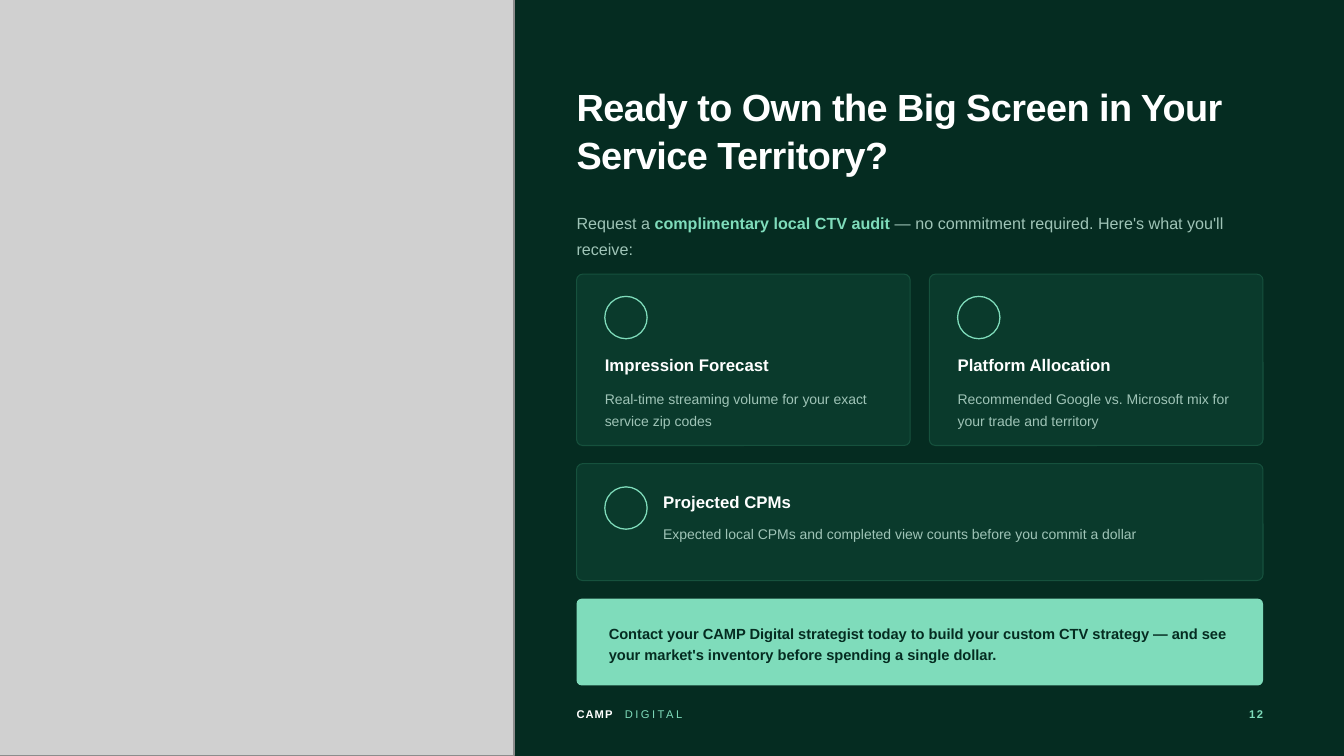
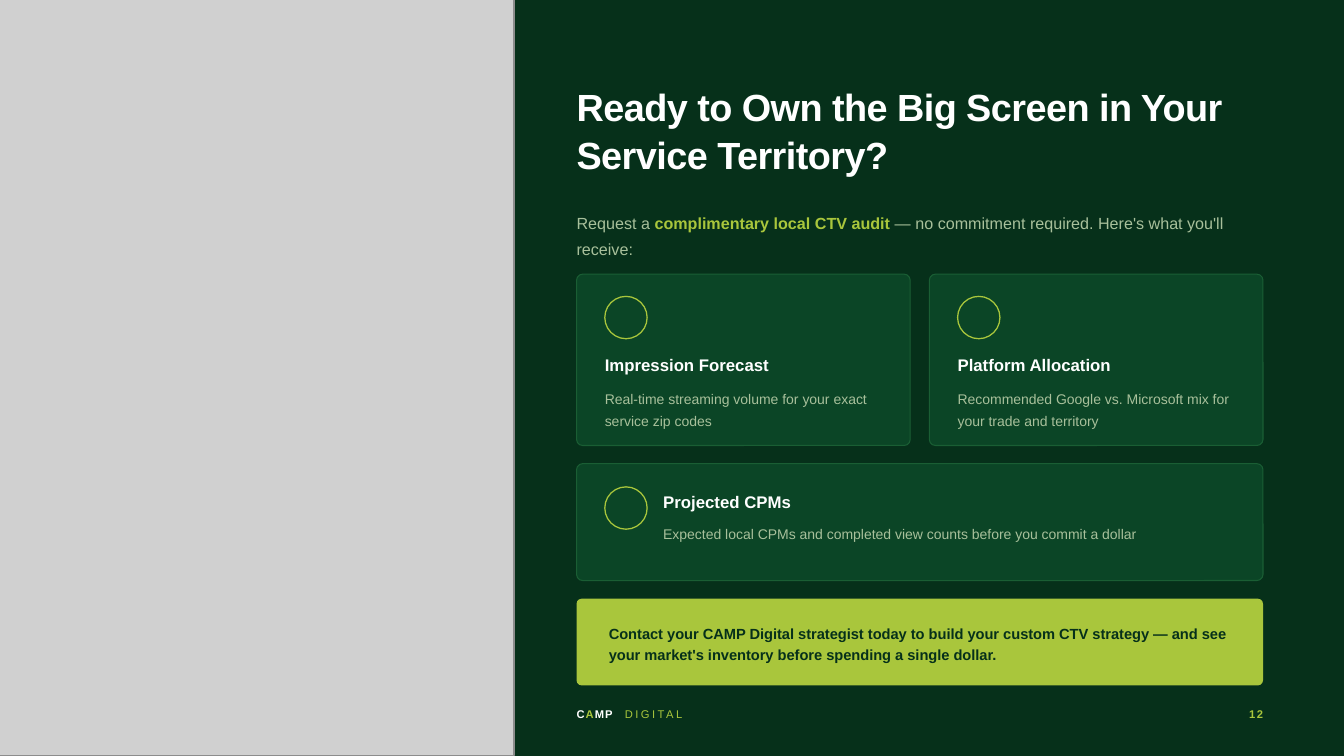
Before and after one commit to ads-jpg/creekside, a slide deck: slide 12 of decks/camp-ctv/camp-ctv-redesigned.pptx. Drawn at 1344x756 pixels with LibreOffice and Linux fonts; fonts in the diff are those of the drawing; grey boxes stand for pictures; background and template pictures are left out. Boxes give left, top, right and bottom in pixels: in the first picture for what was removed or moved away, otherwise in the second. Text is boxed around its words. In the diff, an @@ line names an element or a change of style, - is before the commit and + after.

```diff
--- a/decks/camp-ctv/camp-ctv-redesigned.pptx
+++ b/decks/camp-ctv/camp-ctv-redesigned.pptx
@@ background #052C21 to #06301A @@
@@ text "Request a complimentary local CTV ..." at bbox=[577, 217, 1223, 255]: text colour #9FC4B7 to #A8C09B in "Request a — no commitment required. Here's ..."; text colour #7FDCBB to #A9C63C in "complimentary local CTV audit" @@
@@ fill #0A3A2C to #0B4526; outline #16513D 0.75 pt to #1A5E34 0.75 pt in 3 elements at bbox=[577, 274, 910, 446], bbox=[930, 274, 1263, 446], bbox=[577, 464, 1263, 581] @@
@@ fill #0A3A2C to #0B4526; outline #7FDCBB 0.9 pt to #A9C63C 0.9 pt in 3 elements at bbox=[605, 296, 647, 339], bbox=[958, 296, 1000, 339], bbox=[605, 487, 647, 529] @@
@@ text colour #9FC4B7 to #A8C09B in 3 elements at bbox=[605, 394, 867, 429], bbox=[958, 394, 1229, 429], bbox=[663, 529, 1136, 542] @@
@@ rounded rectangle at bbox=[577, 599, 1263, 686]: fill #7FDCBB to #A9C63C @@
@@ text "Contact your CAMP Digital strategist ..." at bbox=[609, 628, 1226, 663]: text colour #052C21 to #06301A @@
@@ text "CAMP DIGITAL" at bbox=[577, 710, 613, 718]: text colour #FFFFFF to #A9C63C in "CAMP"; text colour #7FDCBB to #A9C63C in "DIGITAL" @@
@@ text "12" at bbox=[1249, 710, 1263, 718]: text colour #7FDCBB to #A9C63C @@
```
Also in this commit, not shown: 11 other slides changed, 3 other files.
